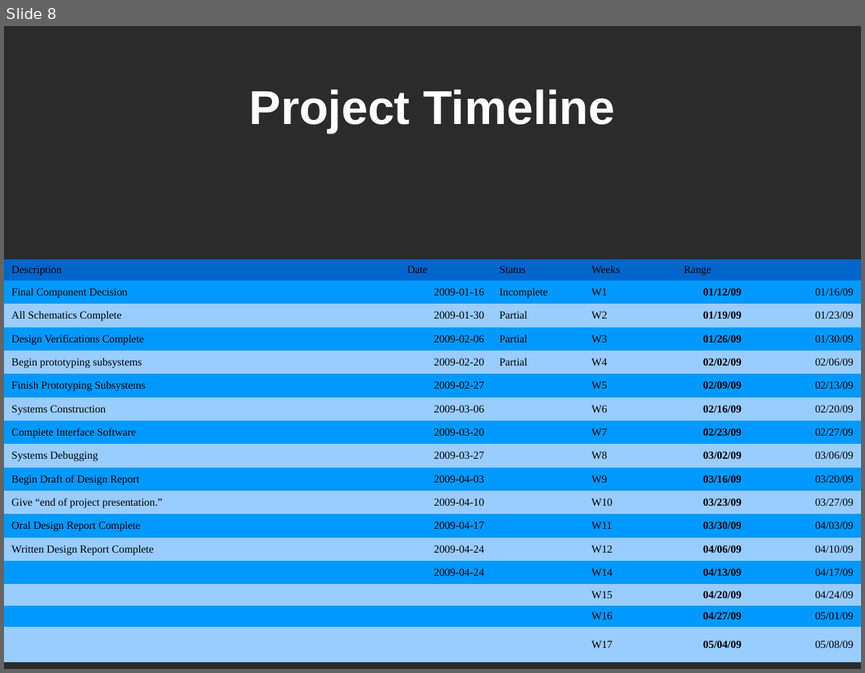
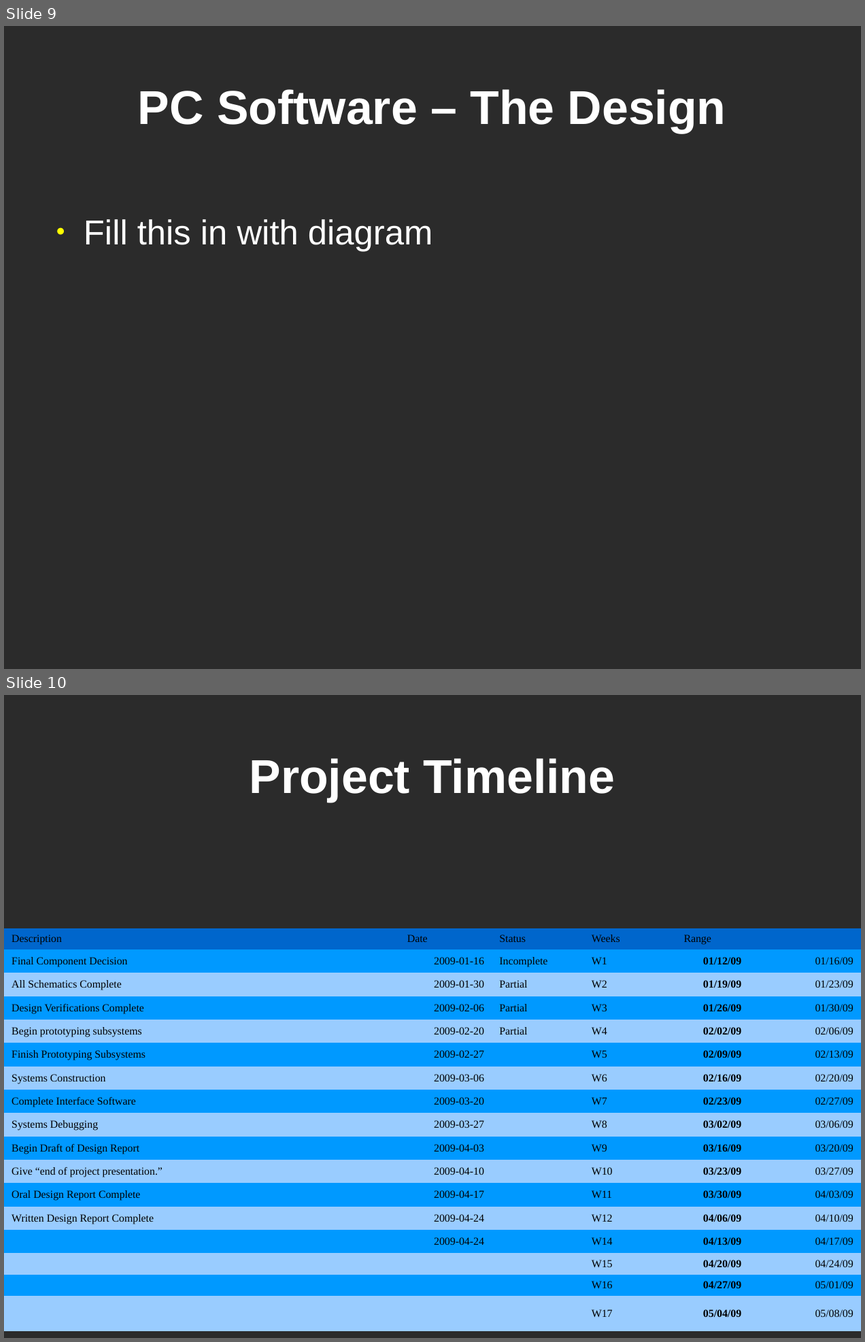
Before and after one commit to lordofhyphens/ece495a, a slide deck: forms/ProgressPresentation.odp. Shown one above the other, each under a label of ours: slide 8 before the commit, slides 9 and 10 after it. The pictures are 865x673 and 865x1342 pixels, drawn with LibreOffice and Linux fonts; fonts in the diff are those of the drawing; background and template pictures are left out; a plain dark background stands for a picture behind light text. Boxes give left, top, right and bottom in pixels: in the first picture for what was removed or moved away, otherwise in the second. Text is boxed around its words. In the diff, an @@ line names an element or a change of style, - is before the commit and + after.

```diff
--- a/forms/ProgressPresentation.odp
+++ b/forms/ProgressPresentation.odp
@@ slide 9 added at [4,26,861,669], background picture (left out) @@
@@ title added at [138,89,726,133], 44 pt, text #FFFFFF, bold @@
+PC Software – The Design
@@ text added at [84,219,432,251], 32 pt, text #FFFFFF @@
+● Fill this in with diagram
@@ what was slide 8 is now slide 10 @@
```
Also in this commit, not shown: 1 other slide added.
